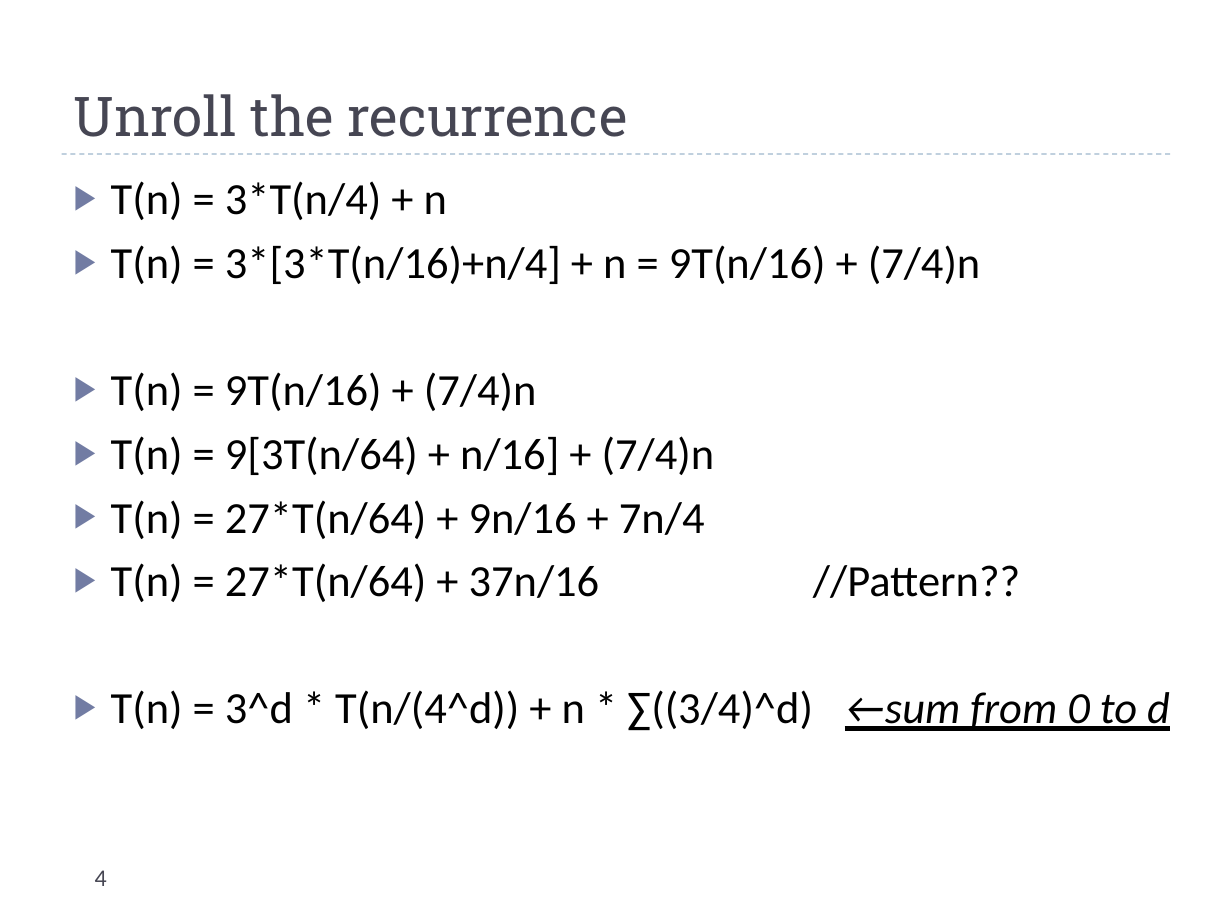
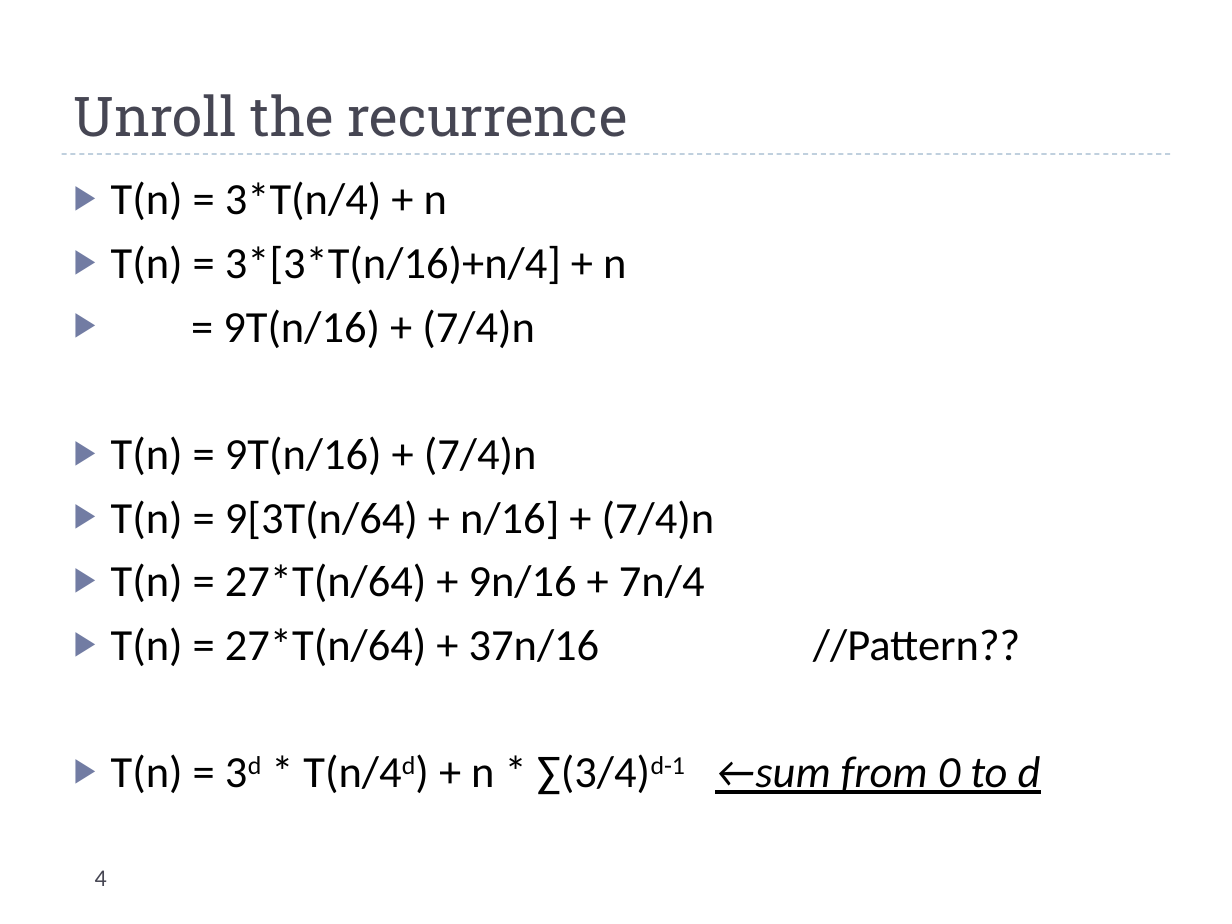
Before and after one commit to uva-cs/cs4102-f21, a slide deck: slide 4 of slides/recurrences_live.pptx. Drawn at 1232x924 pixels with LibreOffice and Linux fonts; fonts in the diff are those of the drawing. Boxes give left, top, right and bottom in pixels: in the first picture for what was removed or moved away, otherwise in the second. Text is boxed around its words. In the diff, an @@ line names an element or a change of style, - is before the commit and + after.

```diff
--- a/slides/recurrences_live.pptx
+++ b/slides/recurrences_live.pptx
@@ text at (x1=111, y1=245, x2=626, y2=348): text changed @@
-▶ T(n) = 3*[3*T(n/16)+n/4] + n = 9T(n/16) + (7/4)n
+▶ T(n) = 3*[3*T(n/16)+n/4] + n
+▶ = 9T(n/16) + (7/4)n
@@ text at (x1=111, y1=754, x2=1041, y2=795): text changed @@
-▶ T(n) = 3^d * T(n/(4^d)) + n * ∑((3/4)^d) ←sum from 0 to d
+▶ T(n) = 3d * T(n/4d) + n * ∑(3/4)d-1 ←sum from 0 to d
```
Also in this commit, not shown: 4 other slides changed, 3 other files.
